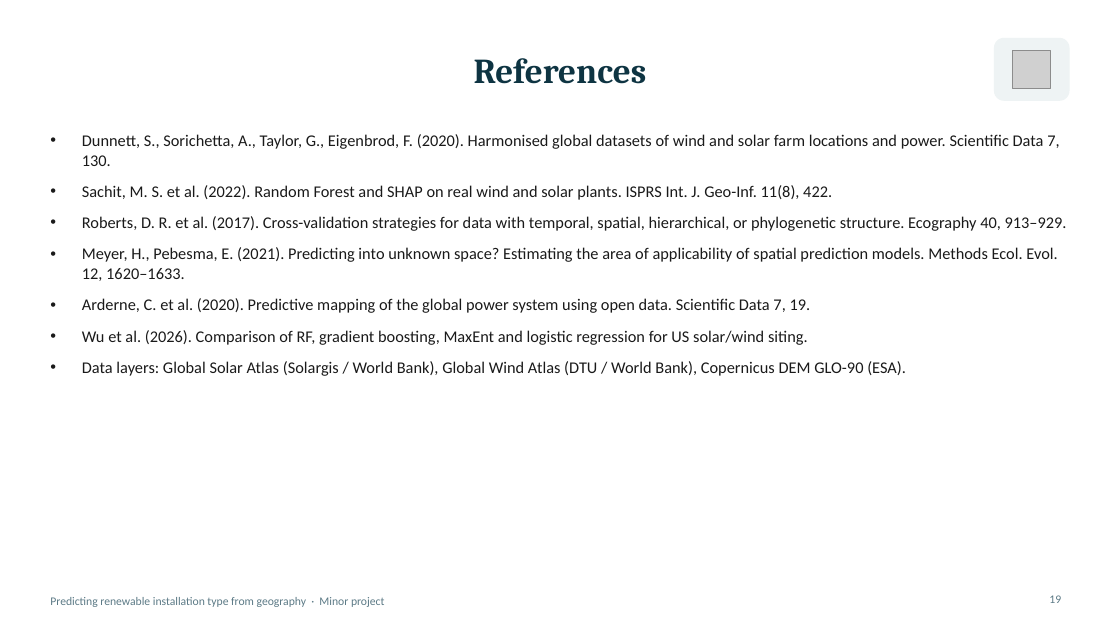
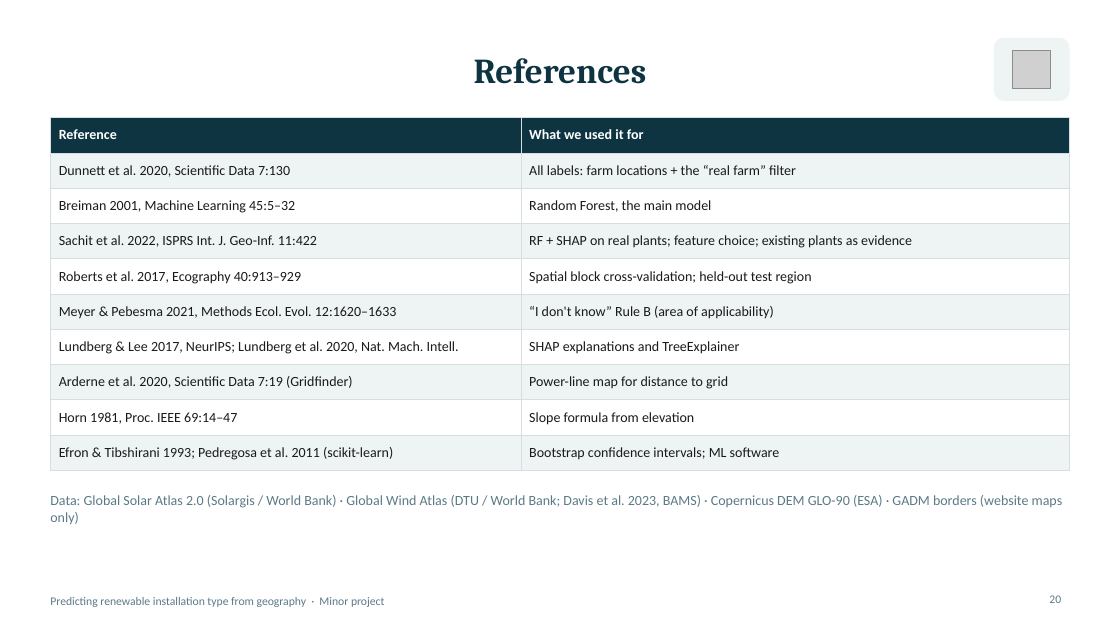
Before and after one commit to AshutoshSinghJ/renewable-siting-ml, a slide deck: slide 20 of outputs/Project_Presentation.pptx (slide 19 before the commit). Drawn at 1120x630 pixels with LibreOffice and Linux fonts; fonts in the diff are those of the drawing; grey boxes stand for pictures. Boxes give left, top, right and bottom in pixels: in the first picture for what was removed or moved away, otherwise in the second. Text is boxed around its words. In the diff, an @@ line names an element or a change of style, - is before the commit and + after.

Commit message:
Add assumption for new locations and full reference table
- Report: new section 7.2 stating the "existing farms are well sited"
  assumption, why it is reasonable, why it is only partly true, and how
  to use the model; references now say what each was used for (added
  Breiman, Lundberg & Lee, Lundberg 2020, Horn, Efron & Tibshirani,
  scikit-learn, data sources; removed unverified Wu 2026).
- Slides: new "Using the model on a new location" slide; references as
  a two-column table.
- Viva guide: assumption and confidence questions, reference table.

```diff
--- a/outputs/Project_Presentation.pptx
+++ b/outputs/Project_Presentation.pptx
@@ table added at (50,118,1070,464), 10 rows, 2 columns @@
+Reference | What we used it for
+Dunnett et al. 2020, Scientific Data 7:130 | All labels: farm locations + the “real farm” filter
+Breiman 2001, Machine Learning 45:5–32 | Random Forest, the main model
+Sachit et al. 2022, ISPRS Int. J. Geo-Inf. 11:422 | RF + SHAP on real plants; feature choice; existing plants as evidence
+Roberts et al. 2017, Ecography 40:913–929 | Spatial block cross-validation; held-out test region
+Meyer & Pebesma 2021, Methods Ecol. Evol. 12:1620–1633 | “I don't know” Rule B (area of applicability)
+Lundberg & Lee 2017, NeurIPS; Lundberg et al. 2020, Nat. Mach. Intell. | SHAP explanations and TreeExplainer
+Arderne et al. 2020, Scientific Data 7:19 (Gridfinder) | Power-line map for distance to grid
+Horn 1981, Proc. IEEE 69:14–47 | Slope formula from elevation
+Efron & Tibshirani 1993; Pedregosa et al. 2011 (scikit-learn) | Bootstrap confidence intervals; ML software
@@ text removed at (82,134,1067,376) @@
-• Dunnett, S., Sorichetta, A., Taylor, G., Eigenbrod, F. (2020). Harmonised global datasets of wind and solar farm locations and power. Scientific Data 7, 130.
-• Sachit, M. S. et al. (2022). Random Forest and SHAP on real wind and solar plants. ISPRS Int. J. Geo-Inf. 11(8), 422.
-• Roberts, D. R. et al. (2017). Cross-validation strategies for data with temporal, spatial, hierarchical, or phylogenetic structure. Ecography 40, 913–929.
-• Meyer, H., Pebesma, E. (2021). Predicting into unknown space? Estimating the area of applicability of spatial prediction models. Methods Ecol. Evol. 12, 1620–1633.
-• Arderne, C. et al. (2020). Predictive mapping of the global power system using open data. Scientific Data 7, 19.
-• Wu et al. (2026). Comparison of RF, gradient boosting, MaxEnt and logistic regression for US solar/wind siting.
-• Data layers: Global Solar Atlas (Solargis / World Bank), Global Wind Atlas (DTU / World Bank), Copernicus DEM GLO-90 (ESA).
@@ text added at (50,495,1063,524), 12 pt, text #5C7A86 @@
+Data: Global Solar Atlas 2.0 (Solargis / World Bank) · Global Wind Atlas (DTU / World Bank; Davis et al. 2023, BAMS) · Copernicus DEM GLO-90 (ESA) · GADM borders (website maps only)
@@ page number at (1049,595,1061,603): text changed @@
-19
+20
```
Also in this commit, not shown: 1 slide added, 4 other files.
